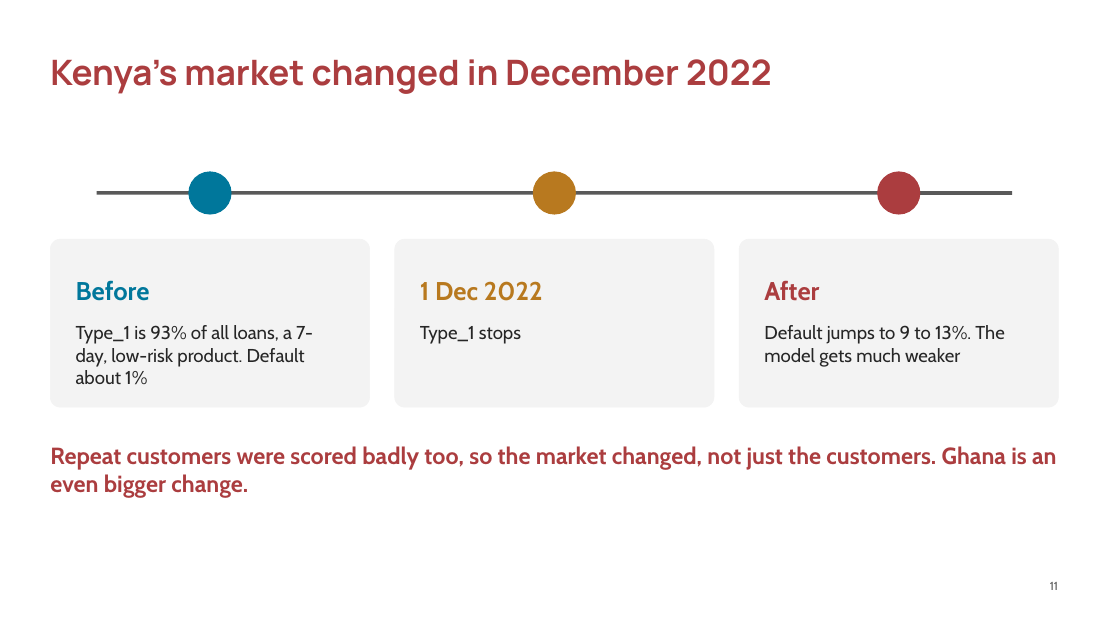
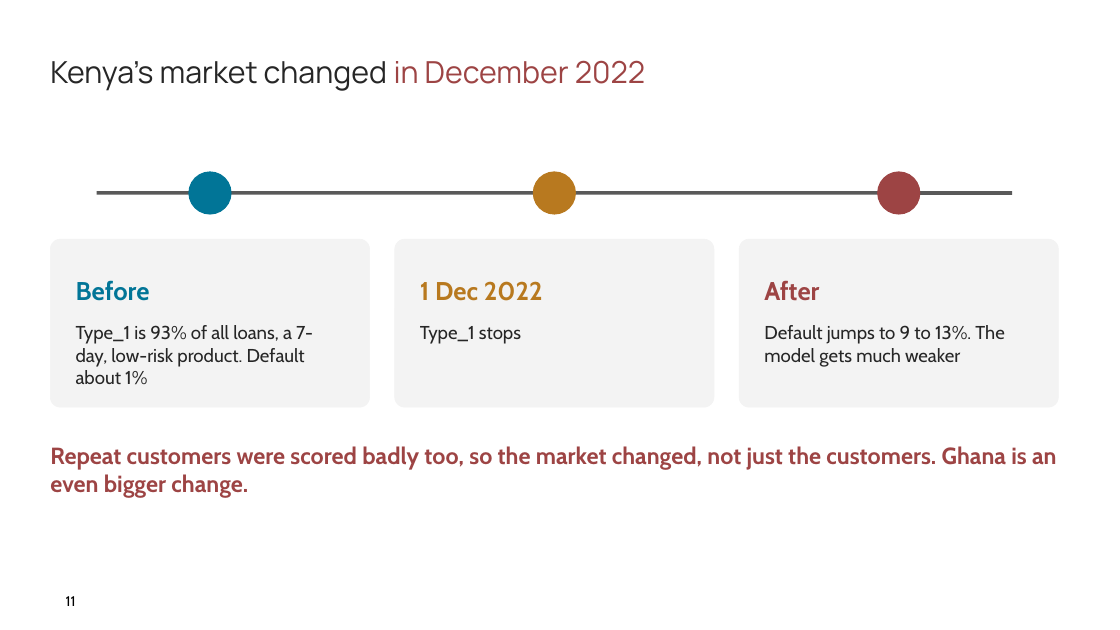
Before and after one commit to ASU-MICS-2028/mle-group-3-prosit-2, a slide deck: slide 11 of slides/NkwaPay_Debrief_Present.pptx. Drawn at 1120x630 pixels with LibreOffice and Linux fonts; fonts in the diff are those of the drawing; background and template pictures are left out. Boxes give left, top, right and bottom in pixels: in the first picture for what was removed or moved away, otherwise in the second. Text is boxed around its words. In the diff, an @@ line names an element or a change of style, - is before the commit and + after.

```diff
--- a/slides/NkwaPay_Debrief_Present.pptx
+++ b/slides/NkwaPay_Debrief_Present.pptx
@@ text "Kenya's market changed in December ..." at (50,60,645,91): size 30 to 26 pt, bold off; text colour #AB3D3F to #262626 in "Kenya's market changed"; text colour #AB3D3F to #9D4444 in "in December 2022" @@
@@ page number added at (66,596,76,606), 12 pt, text #000000 @@
+11
@@ page number removed at (1050,582,1058,590) @@
-11
```
Also in this commit, not shown: 20 other slides changed, 1 slide added.
